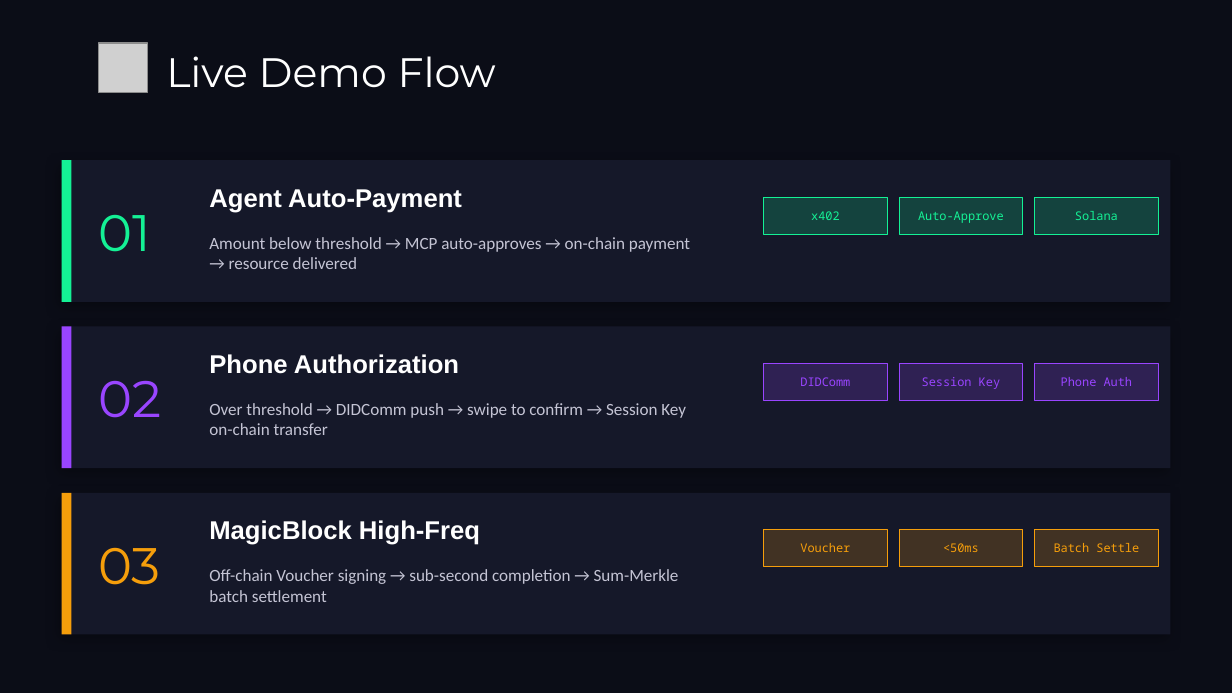
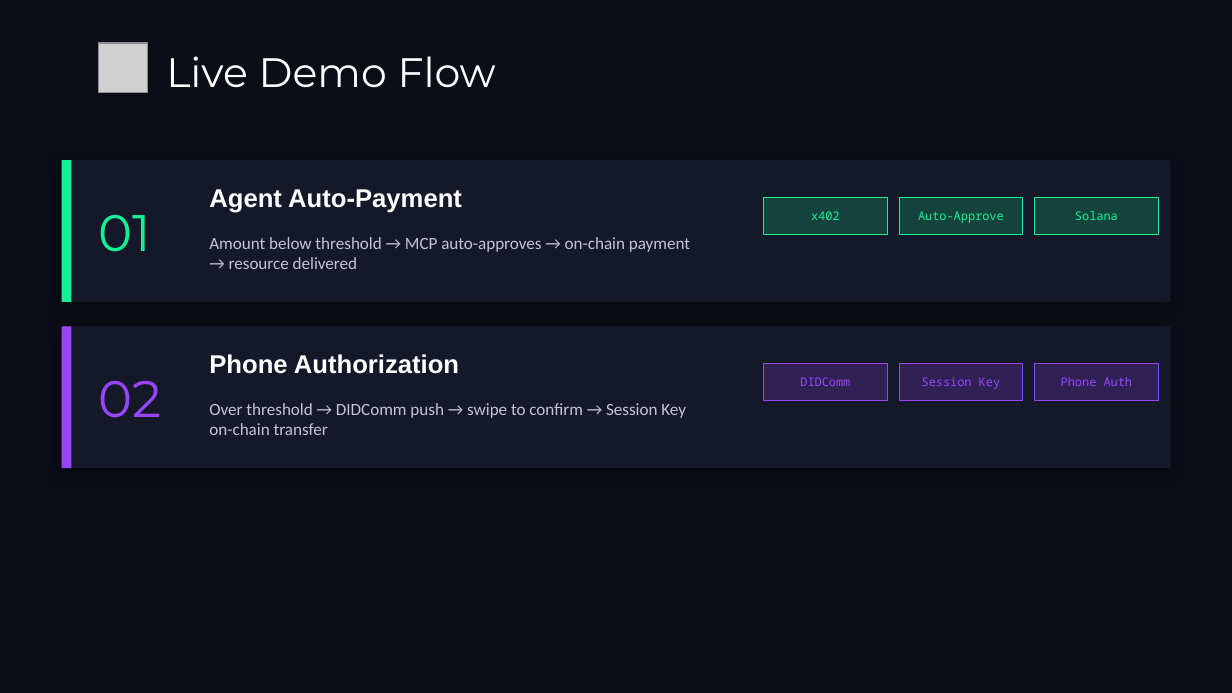
Before and after one commit to bamaao/ignite-pay, a slide deck: slide 12 of IgnitePay-Demo-EN.pptx. Drawn at 1232x693 pixels with LibreOffice and Linux fonts; fonts in the diff are those of the drawing; grey boxes stand for pictures. Boxes give left, top, right and bottom in pixels: in the first picture for what was removed or moved away, otherwise in the second. Text is boxed around its words. In the diff, an @@ line names an element or a change of style, - is before the commit and + after.

```diff
--- a/IgnitePay-Demo-EN.pptx
+++ b/IgnitePay-Demo-EN.pptx
@@ rectangle removed at (62, 493, 1170, 634) @@
@@ rectangle removed at (62, 493, 71, 634) @@
@@ text removed at (209, 520, 480, 545) @@
-MagicBlock High-Freq
@@ rectangle removed at (764, 530, 887, 567) @@
@@ rectangle removed at (899, 530, 1023, 567) @@
@@ rectangle removed at (1035, 530, 1158, 567) @@
@@ text removed at (99, 547, 161, 585) @@
-03
@@ text removed at (209, 569, 679, 602) @@
-Off-chain Voucher signing → sub-second completion → Sum-Merkle batch settlement
@@ text removed at (800, 543, 850, 552) @@
-Voucher
@@ text removed at (943, 543, 979, 552) @@
-<50ms
@@ text removed at (1054, 543, 1139, 552) @@
-Batch Settle
```
Also in this commit, not shown: 6 other slides changed, 1 slide added, 1 slide removed, 3 other files.
